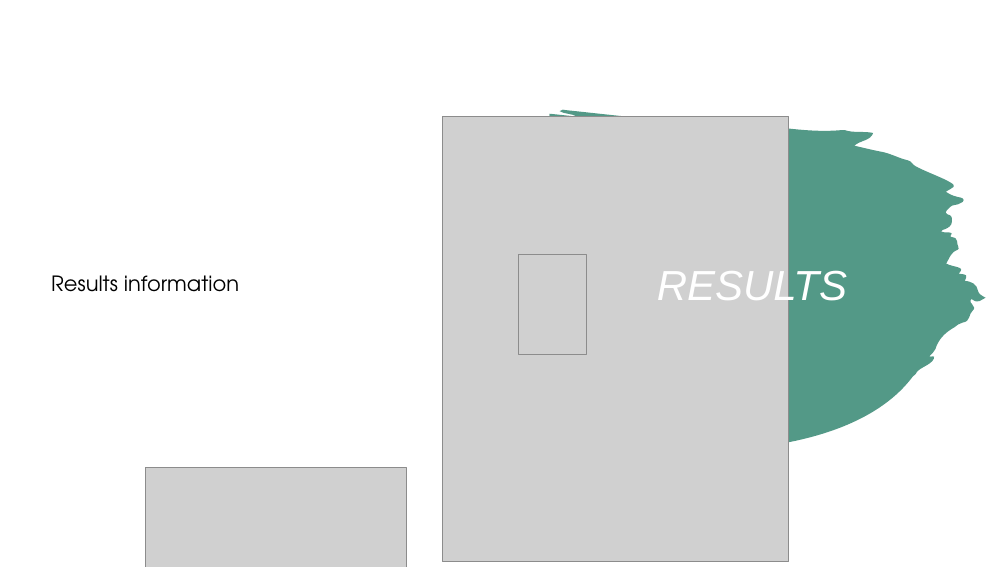
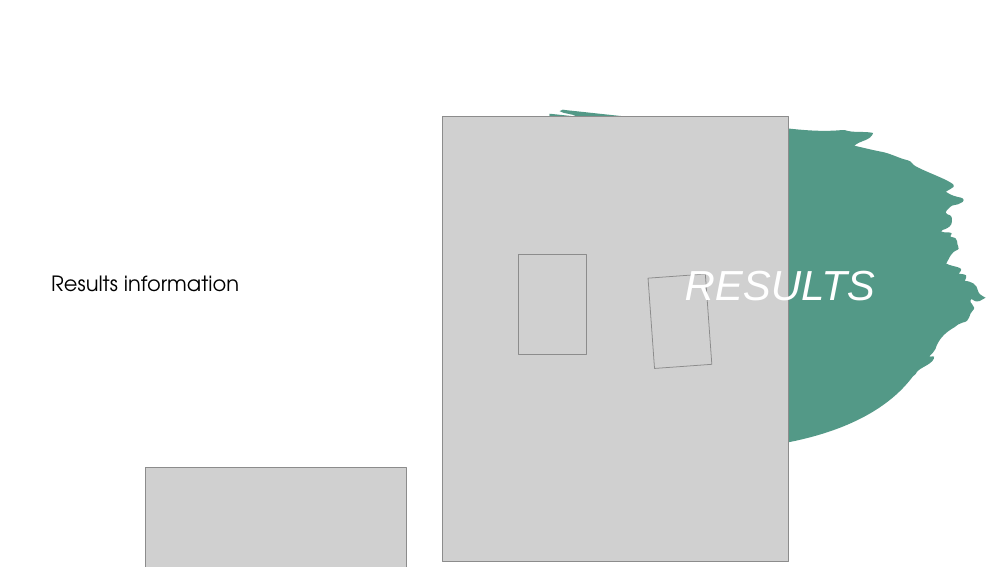
Before and after one commit to alex-tanton/Egg-Drop-Lab, a slide deck: slide 5 of Egg drop lab.pptx. Drawn at 1008x567 pixels with LibreOffice and Linux fonts; fonts in the diff are those of the drawing; grey boxes stand for pictures. Boxes give left, top, right and bottom in pixels: in the first picture for what was removed or moved away, otherwise in the second. Text is boxed around its words. In the diff, an @@ line names an element or a change of style, - is before the commit and + after.

```diff
--- a/Egg drop lab.pptx
+++ b/Egg drop lab.pptx
@@ text "RESULTS" moved from (x1=657, y1=266, x2=847, y2=308) to (x1=685, y1=266, x2=875, y2=308) @@
@@ picture added at (x1=648, y1=274, x2=712, y2=369) @@
```
